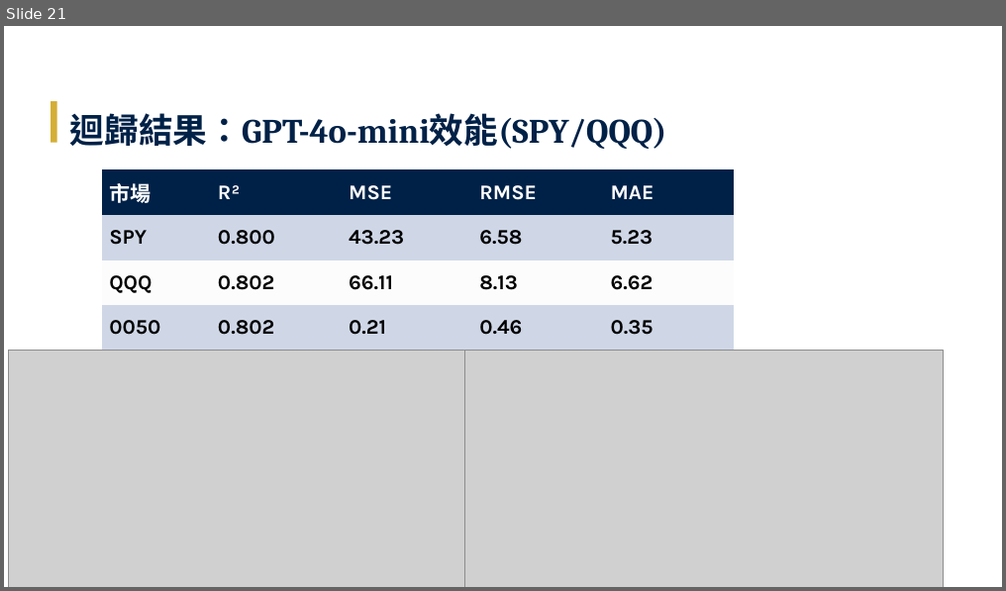
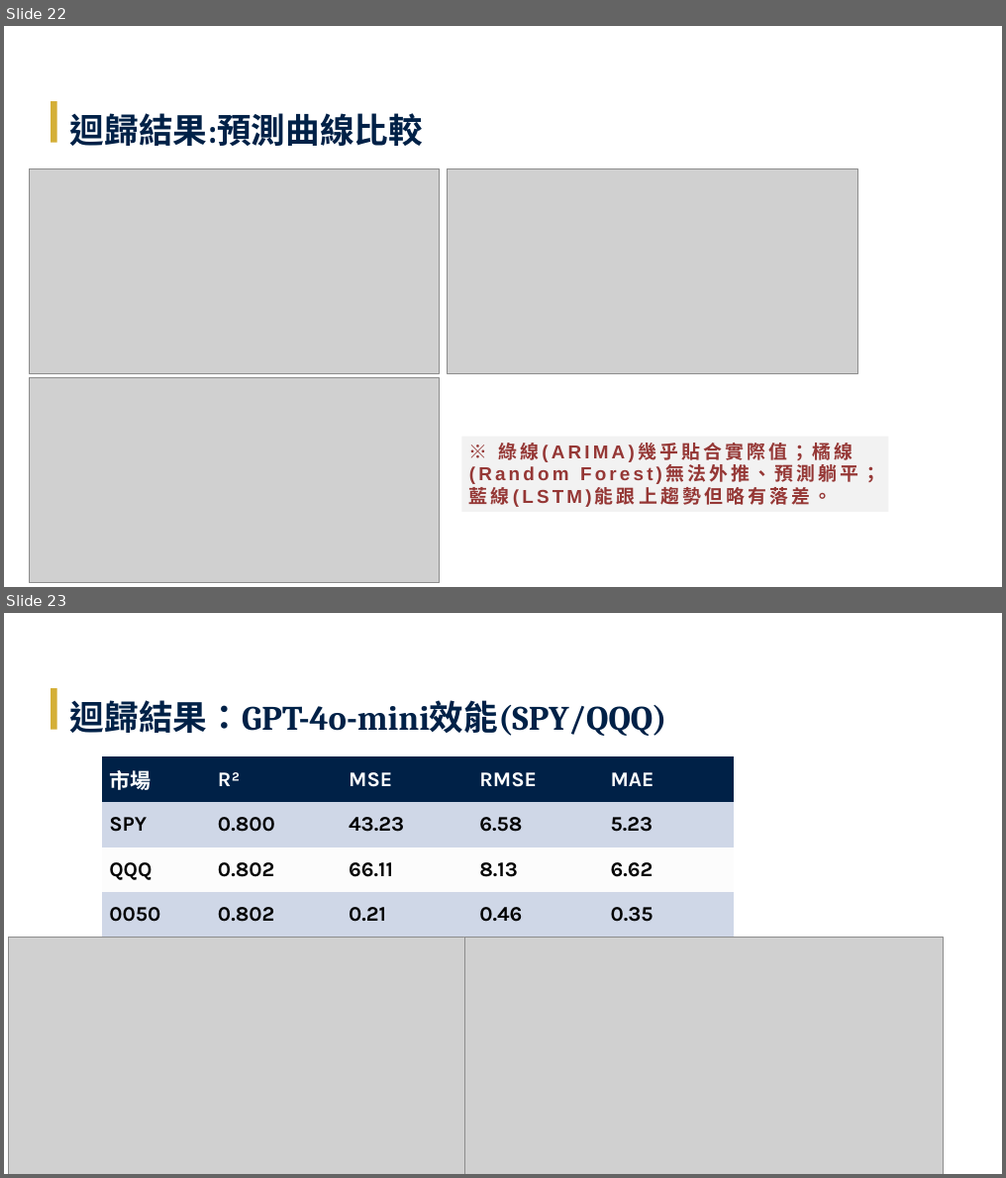
Before and after one commit to Tzu-Lin/ETF-AI-Project, a slide deck: 林子瑜-LLM_ETF_修訂四版_v20260608.pptx. Shown one above the other, each under a label of ours: slide 21 before the commit, slides 22 and 23 after it. The pictures are 1006x591 and 1006x1178 pixels, drawn with LibreOffice and Linux fonts; fonts in the diff are those of the drawing; grey boxes stand for pictures; background and template pictures are left out. Boxes give left, top, right and bottom in pixels: in the first picture for what was removed or moved away, otherwise in the second. Text is boxed around its words. In the diff, an @@ line names an element or a change of style, - is before the commit and + after.

```diff
--- a/林子瑜-LLM_ETF_修訂四版_v20260608.pptx
+++ b/林子瑜-LLM_ETF_修訂四版_v20260608.pptx
@@ slide 22 added at box(4, 26, 1002, 587), background picture (left out) @@
@@ rectangle added at box(51, 101, 56, 143), fill #D4AF37 @@
@@ text added at box(70, 113, 423, 146), 33 pt, text #002147, bold @@
+迴歸結果:預測曲線比較
@@ picture added at box(29, 169, 440, 374) @@
@@ picture added at box(448, 169, 858, 374) @@
@@ picture added at box(29, 377, 440, 583) @@
@@ rectangle added at box(462, 436, 889, 512), fill #F2F2F2, 18 pt, text #953735, bold @@
+※ 綠線(ARIMA)幾乎貼合實際值；橘線(Random Forest)無法外推、預測躺平；
+藍線(LSTM)能跟上趨勢但略有落差。
@@ what was slide 21 is now slide 23 @@
```
Also in this commit, not shown: 4 slides changed, 5 other slides added, 5 slides removed.
